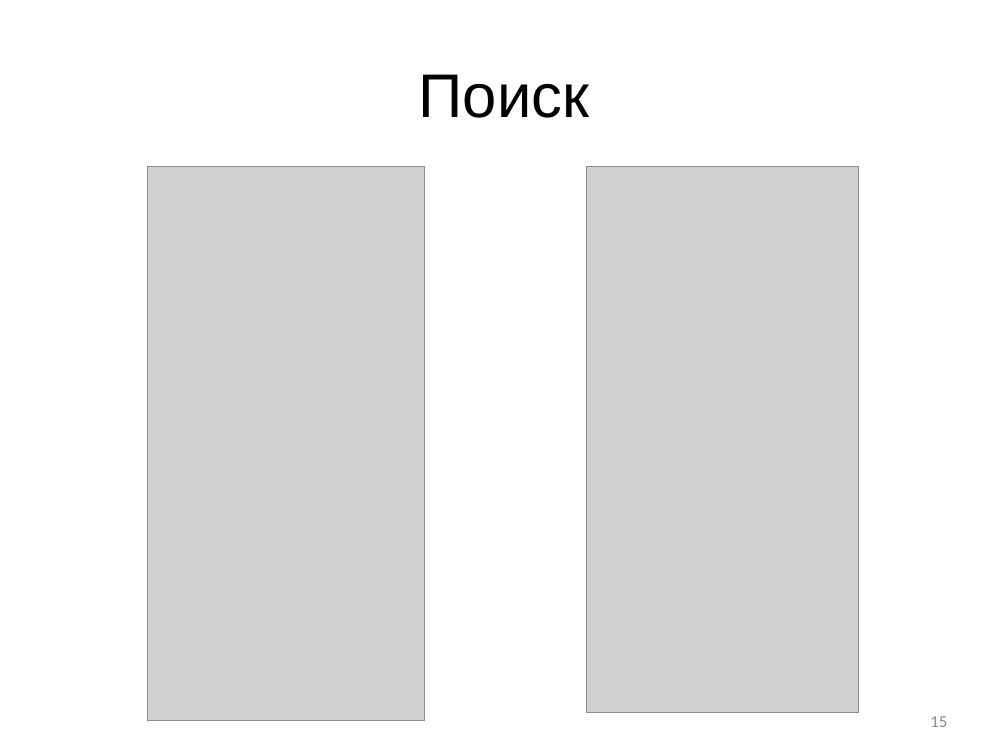
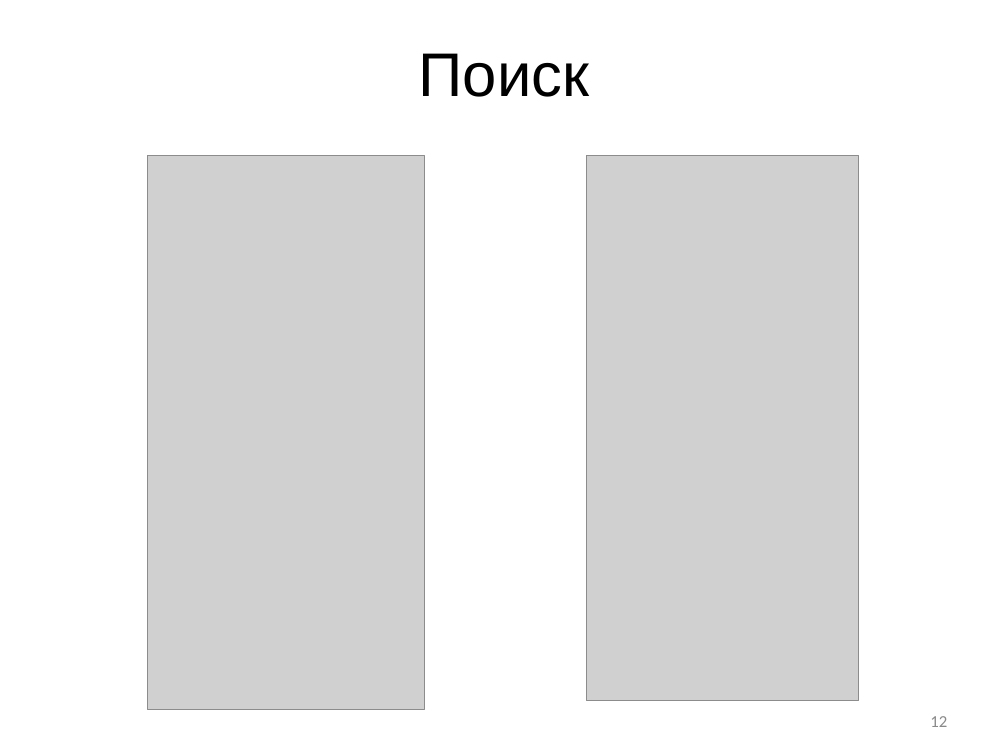
Before and after one commit to M2000h/HSE-APP, a slide deck: slide 12 of Презентация.pptx (slide 15 before the commit). Drawn at 1008x756 pixels with LibreOffice and Linux fonts; fonts in the diff are those of the drawing; grey boxes stand for pictures; background and template pictures are left out. Boxes give left, top, right and bottom in pixels: in the first picture for what was removed or moved away, otherwise in the second. Text is boxed around its words. In the diff, an @@ line names an element or a change of style, - is before the commit and + after.

```diff
--- a/Презентация.pptx
+++ b/Презентация.pptx
@@ title "Поиск": place and size @@
-title "Поиск" at box(419, 74, 590, 118)
+title "Поиск" at box(419, 53, 590, 97)
@@ picture: place and size @@
-picture at box(147, 166, 424, 721)
+picture at box(147, 155, 424, 710)
@@ picture: place and size @@
-picture at box(586, 166, 859, 712)
+picture at box(586, 155, 859, 701)
@@ page number at box(930, 716, 947, 727): text changed @@
-15
+12
```
Also in this commit, not shown: 14 other slides changed, 2 slides added, 2 other files.
